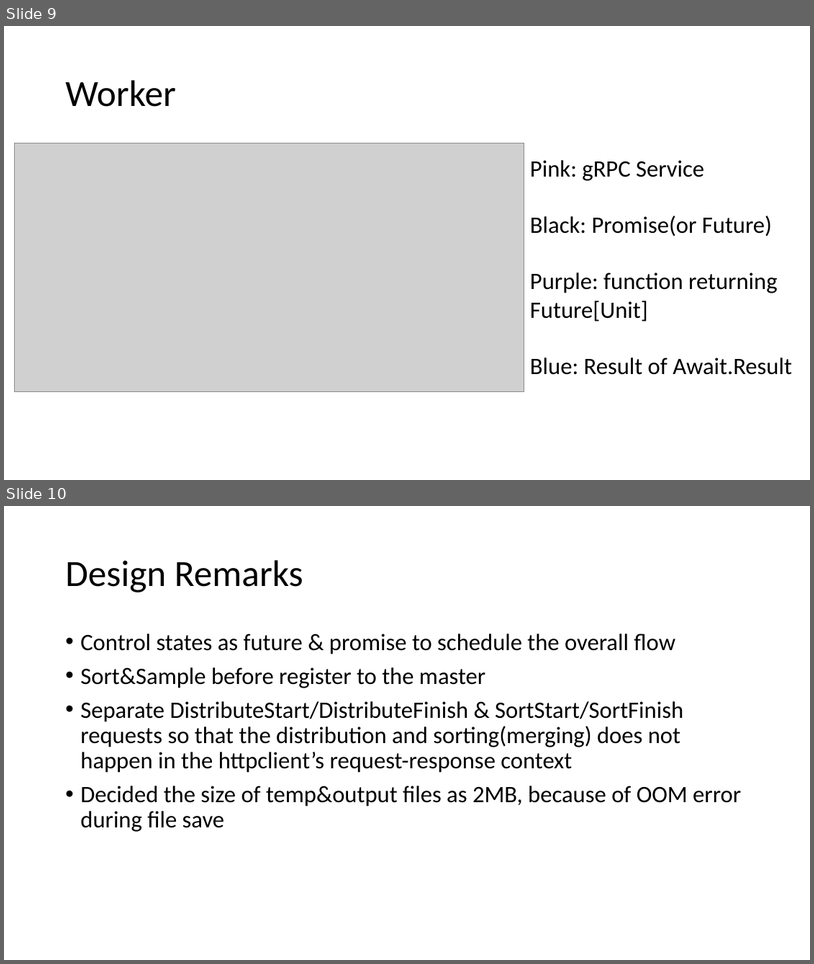
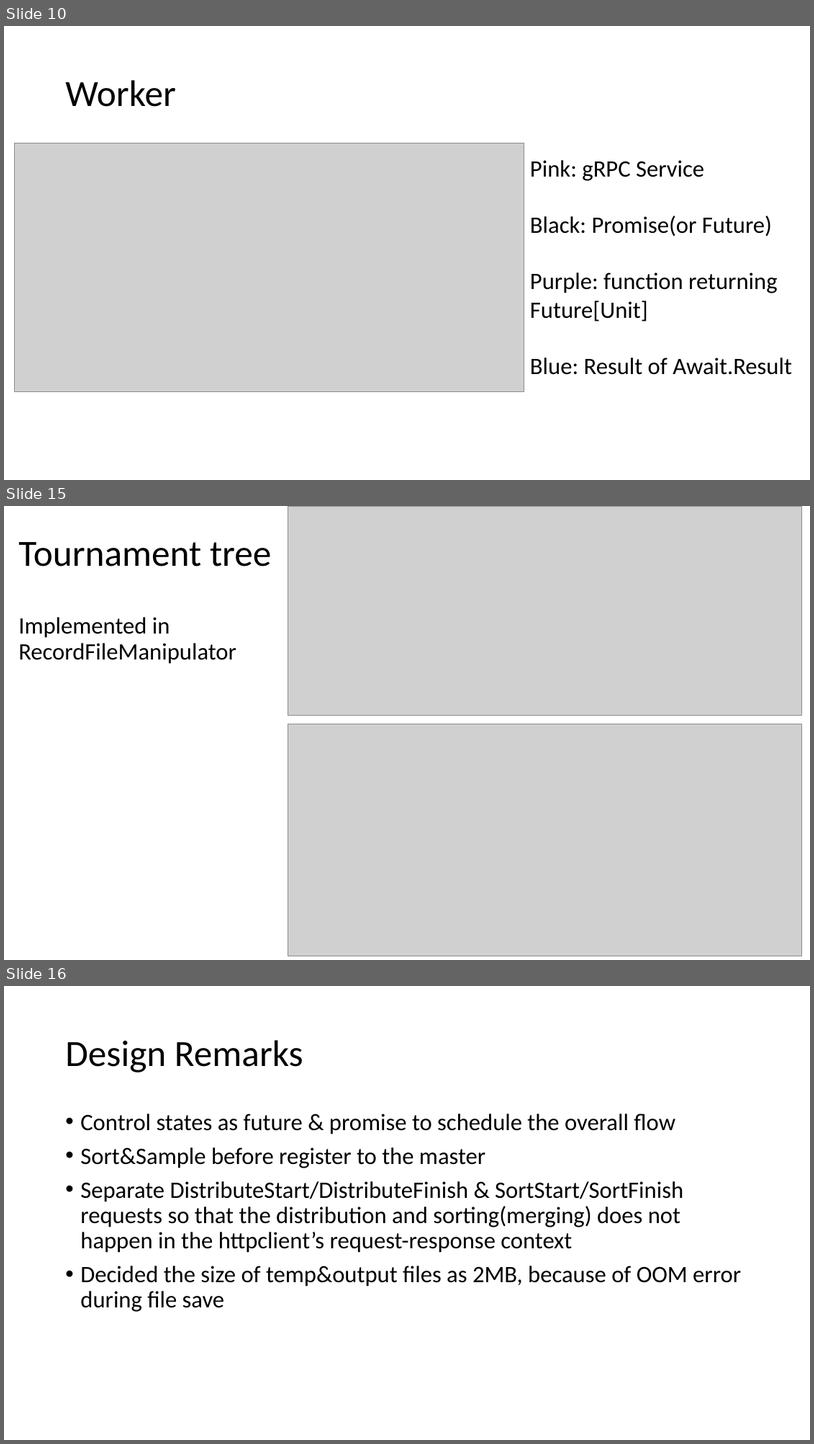
Before and after one commit to qwercxzsda/cs434-project, a slide deck: docs/Final Presentation.pptx. Shown one above the other, each under a label of ours: slides 9 and 10 before the commit, slides 10, 15 and 16 after it; the slides between them are not shown. The pictures are 814x964 and 814x1444 pixels, drawn with LibreOffice and Linux fonts; fonts in the diff are those of the drawing; grey boxes stand for pictures. Boxes give left, top, right and bottom in pixels: in the first picture for what was removed or moved away, otherwise in the second. Text is boxed around its words. In the diff, an @@ line names an element or a change of style, - is before the commit and + after.

```diff
--- a/docs/Final Presentation.pptx
+++ b/docs/Final Presentation.pptx
@@ slide 15 added at bbox=[4, 506, 810, 960], background #FFFFFF @@
@@ picture added at bbox=[288, 506, 802, 716] @@
@@ title added at bbox=[18, 542, 271, 566], 44 pt, text #000000 @@
+Tournament tree
@@ text added at bbox=[18, 617, 237, 664], 28 pt, text #000000 @@
+Implemented in RecordFileManipulator
@@ picture added at bbox=[288, 724, 802, 956] @@
@@ what was slide 9 is now slide 10 @@
@@ what was slide 10 is now slide 16 @@
```
Also in this commit, not shown: 1 slide changed, 5 other slides added.
